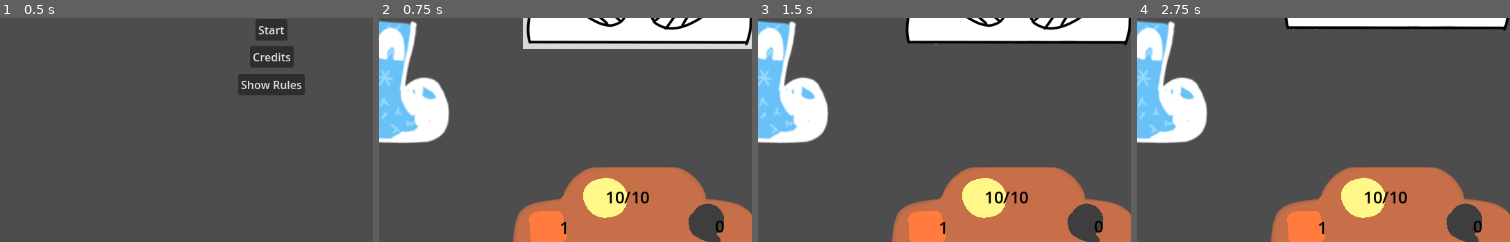
Above: before the commit, frames 1-4 (left to right).
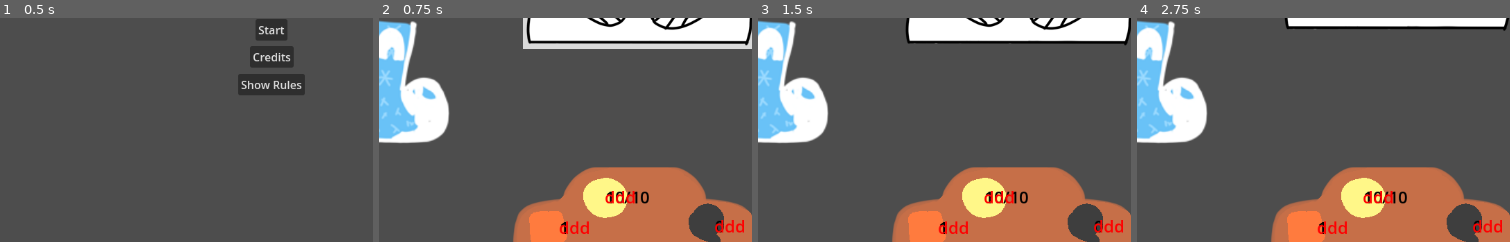
Above: after the commit, the same moments.

Repository: alex-mike-mark-again/godot-combat
Game: Godot game, scene res://main_menu.tscn
The game is run twice, just before and just after one commit, with the same random seed, the same clock (stepped at 60 frames per second) and the same inputs. The engine's default icon, where the game draws it, is replaced by a stand-in: a white triangle on a blue panel in a dark square.
Inputs (mouse positions are % of the whole screen's width and height, from its top left):
- Up to frame 1 (0.5 s): no input
- Up to frame 2 (0.75 s): click "Start" at 0.5 s
- Up to frame 3 (1.5 s): click (14, 19) at 1.27 s
- Up to frame 4 (2.75 s): click (14, 19) at 2.02 s
The pictures show only the part of the screen within x 17-67%, y 47-97%; the shares and areas given below are measured in that part.

Frame 1 is identical in both runs. In frame 2, 0.8% of the frame differs, in the area x 48-98%, y 77-97%; in frame 3, 0.8%; in frame 4, 0.8%.

Commit message:
Stat increases glow green.

Diff:
--- a/stat_icon.gd
+++ b/stat_icon.gd
@@ -1,16 +1,13 @@
 extends TextureRect
-
-# needs to uh. God.
-# like, make a _new_ delta label.
-# then play the animation on it.
-# instead of this.
-# also, not be red for positive changes.
 
 # also use colours from our pallete
 func play_delta_anim(delta: int):
 	var x = $current_label/delta_label.duplicate()
 	$current_label.add_child(x)
 	x.text = str(delta);
+	if(delta > 0):
+		x.add_theme_color_override("font_color", Color.FOREST_GREEN)
+
 	x.get_node("AnimationPlayer").play("delta")
 	await x.get_node("AnimationPlayer").animation_finished
 	x.free()
--- a/ui/stat_icon.tscn
+++ b/ui/stat_icon.tscn
@@ -68,11 +68,12 @@
 anchor_bottom = 0.256757
 offset_left = -1.5
 offset_top = 27.5
-offset_right = 1.5
+offset_right = 28.5
 offset_bottom = 27.5
 grow_horizontal = 2
 grow_vertical = 2
 theme_override_colors/font_color = Color(1, 0, 0, 1)
+text = "ddd"
 metadata/_edit_use_anchors_ = true
 
 [node name="AnimationPlayer" type="AnimationPlayer" parent="current_label/delta_label"]
